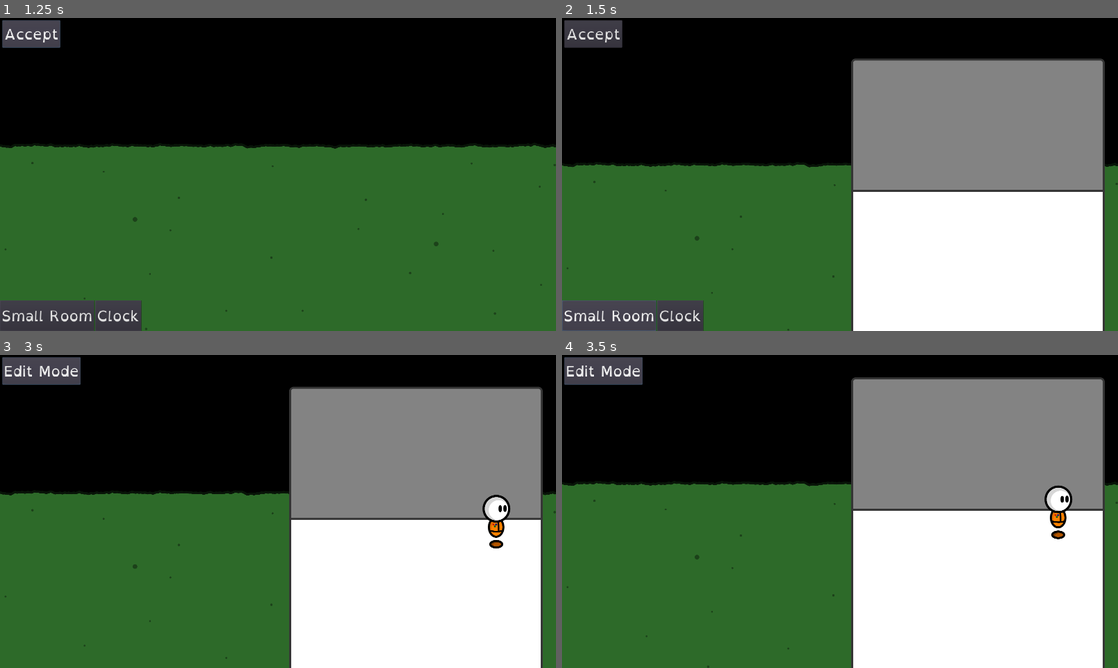
Above: before the commit, frames 1-4 (two rows, left to right).
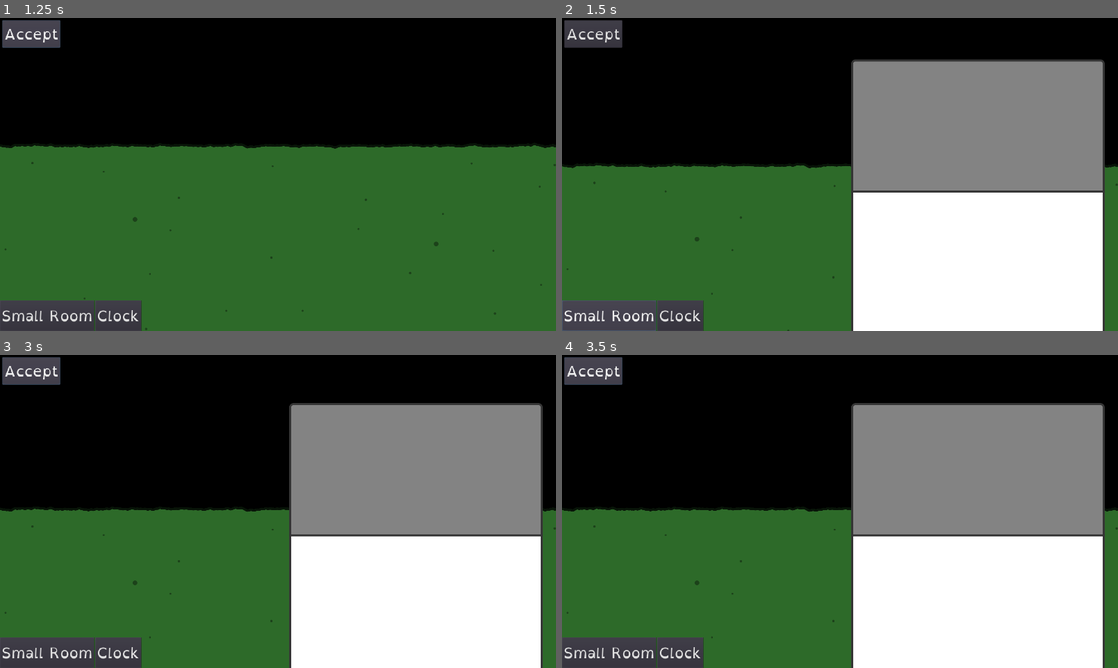
Above: after the commit, the same moments.

Repository: fupicat/szabandoned-0
Game: Godot game, scene res://Scenes/Places/House.tscn
The game is run twice, just before and just after one commit, with the same random seed, the same clock (stepped at 60 frames per second) and the same inputs.
Inputs:
- Up to frame 1 (1.25 s): click "Edit Mode" at 0.5 s
- Up to frame 2 (1.5 s): click "Small Room" at 1.25 s
- Up to frame 3 (3 s): click "Clock" at 2 s; click "Accept" at 2.75 s
- Up to frame 4 (3.5 s): no input

Frame 1 is identical in both runs. In frame 2, 0.8% of the frame differs, in the area x 0-100%, y 12-100%; in frame 3, 12%; in frame 4, 16%, in the area x 0-100%, y 0-100%.

Commit message:
Experiments. Clock is still not working. Might have to scrap.

Diff:
--- a/Scenes/Places/House.tscn
+++ b/Scenes/Places/House.tscn
@@ -26,6 +26,9 @@
 Button/styles/hover = null
 Button/styles/normal = null
 Button/styles/pressed = null
+
+[sub_resource type="CircleShape2D" id=4]
+radius = 78.6428
 
 [node name="House" type="Node2D"]
 script = ExtResource( 1 )
@@ -66,6 +69,7 @@
 shape = SubResource( 1 )
 
 [node name="HouseUI" type="CanvasLayer" parent="."]
+editor/display_folded = true
 script = ExtResource( 4 )
 
 [node name="UI" type="Control" parent="HouseUI"]
@@ -102,6 +106,12 @@
 margin_right = 488.0
 margin_bottom = 106.0
 text = "Clock"
+
+[node name="Area2D" type="Area2D" parent="."]
+position = Vector2( 1916.67, 1605.42 )
+
+[node name="CollisionShape2D" type="CollisionShape2D" parent="Area2D"]
+shape = SubResource( 4 )
 [connection signal="body_entered" from="Grama/PlacentDown" to="." method="_on_Placent_body_entered"]
 [connection signal="body_exited" from="Grama/PlacentDown" to="." method="_on_Placent_body_exited"]
 [connection signal="body_entered" from="Grama/PlacentUp" to="." method="_on_PlacentUp_body_entered"]
--- a/Scenes/Places/Placeable.gd
+++ b/Scenes/Places/Placeable.gd
@@ -31,3 +31,4 @@
 func place():
     move = false
     $Col.disabled = false
+    return true
--- a/Scenes/Places/WallPlace.gd
+++ b/Scenes/Places/WallPlace.gd
@@ -1,19 +1,22 @@
 extends Area2D
 
 var move = false
+var areas = []
 
 func _ready():
     update_z()
 
 func _physics_process(delta):
+    areas = get_overlapping_areas()
+    print(areas)
     if move:
         global_position = get_parent().get_node("Player").global_position
         update_z()
 
 func update_z():
-    for node in get_overlapping_areas():
+    for node in areas:
         if get_tree().get_nodes_in_group("Wall").has(node):
-            z_index = node.z_index
+            z_index = node.z_index + 1
 
 func _input(event):
     if event.is_action_pressed("action"):
@@ -21,15 +24,12 @@
             place()
 
 func place():
-    var wall = null
-    for node in get_overlapping_areas():
+    var wall = false
+    print(areas)
+    for node in areas:
         if get_tree().get_nodes_in_group("Wall").has(node):
-            wall = node
-    if wall != null:
+            wall = true
+    if wall:
         move = false
-        var selfdup = $".".duplicate().instance()
-        wall.add_child(selfdup)
-        selfdup.global_position = global_position
-        selfdup.z_index = 0
-        get_parent().get_node("Player").global_position = Vector2(3149.61, 1287.24)
-        queue_free()
+    print(wall)
+    return wall
--- a/Scripts/Places/House.gd
+++ b/Scripts/Places/House.gd
@@ -20,15 +20,18 @@
 
 func switch_edit_mode(): # Returns true if switched.
     if edit_mode:
+        var cant = false
         for node in get_tree().get_nodes_in_group("Interactable"):
-            if node.move:
-                node.move = false
-            node.get_node("Col").disabled = false
-        edit_mode = false
-        $Player.global_position = old_xy
-        $Player/CollisionShape2D.shape = old_col
-        $Player.show()
-        $Player/CollisionShape2D.disabled = false
+            if !node.place():
+                cant = true
+        if cant:
+            print("One of the items could not be placed.")
+        else:
+            edit_mode = false
+            $Player.global_position = old_xy
+            $Player/CollisionShape2D.shape = old_col
+            $Player.show()
+            $Player/CollisionShape2D.disabled = false
     else:
         edit_mode = true
         old_xy = $Player.global_position
--- a/Scripts/Player.gd
+++ b/Scripts/Player.gd
@@ -32,4 +32,3 @@
                         if node.z_index > upper.z_index:
                             upper = node
                 print(upper)
-        print("Done")
Not shown: 1 places in Scenes/Places/House.tscn that only renumber resources
